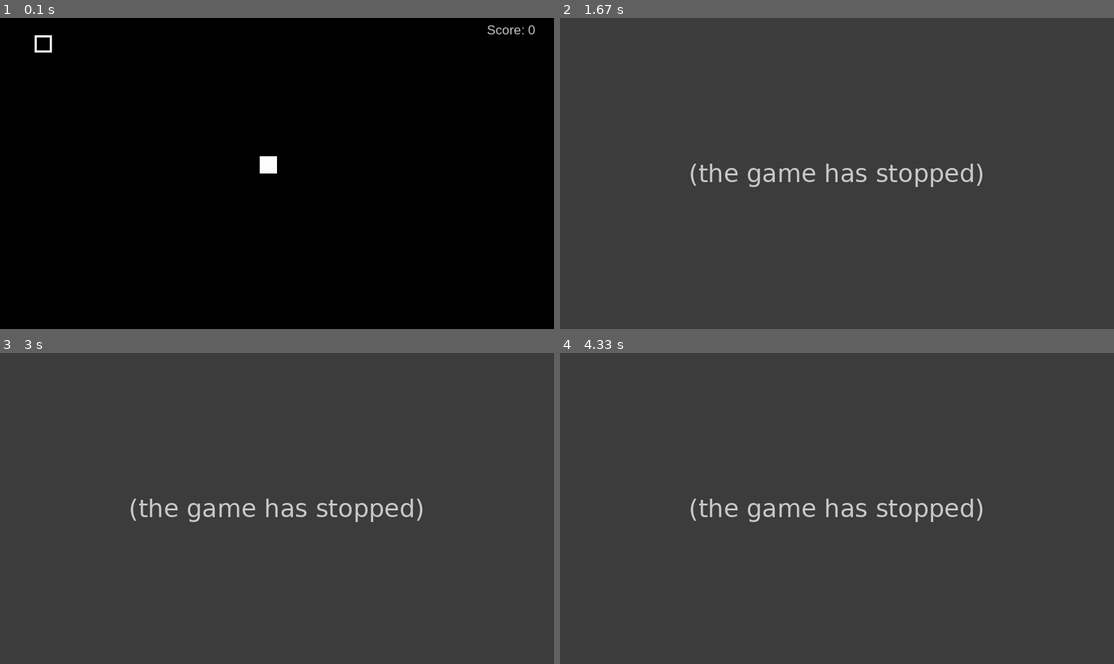
Above: before the commit, frames 1-4 (two rows, left to right).
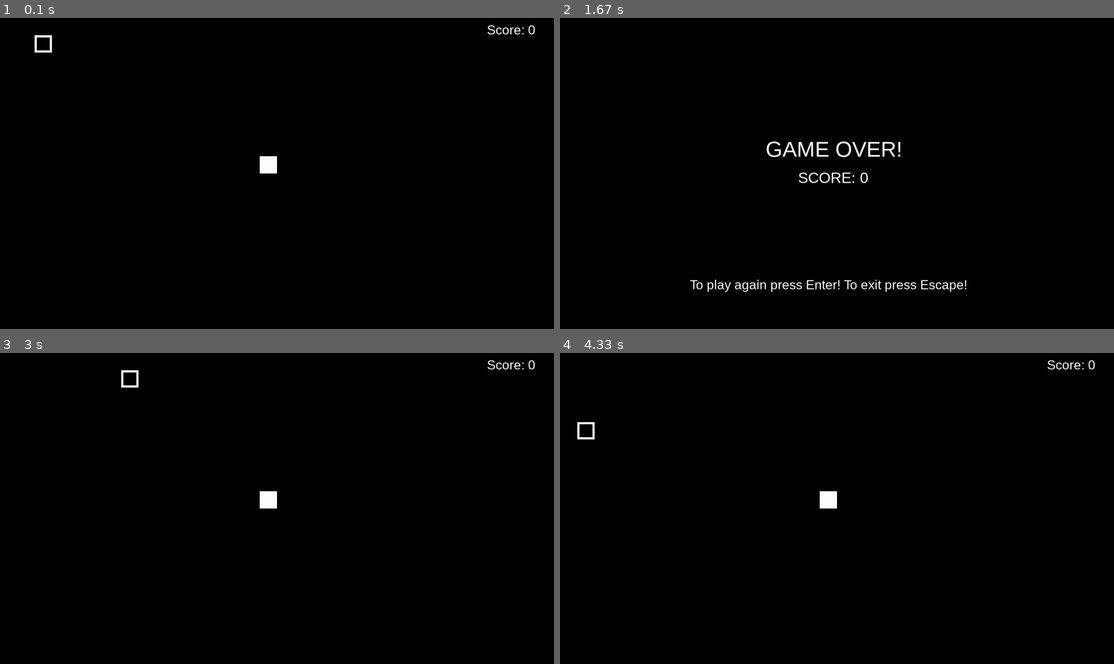
Above: after the commit, the same moments.

Repository: niel-conradie/Snake-Pygame
Game: pygame game, started from snake/run.py
Two runs of this game, one before a commit and one after it. Both use one fixed random seed, a clock stepped at 60 frames per second and the inputs below.
Inputs:
- Up to frame 1 (0.1 s): no input
- Up to frame 2 (1.67 s): tap Enter at 0.33 s; hold Right 0.7-1.17 s; hold Up from 1.2 s (still down)
- Up to frame 3 (3 s): release Up at 1.67 s; tap Enter at 1.7 s; hold Left from 2.78 s (still down)
- Up to frame 4 (4.33 s): release Left at 3.32 s; hold Down 3.35-3.77 s; hold Left 3.8-4.22 s; hold Up from 4.25 s (still down)

The runs differ from the first frame. In frame 1, less than 0.1% of the frame differs, in the area x 88-97%, y 2-6%; in frame 2, 100%; in frame 3, 100%, in the area x 0-100%, y 0-100%; in frame 4, 100%.
Before the commit the program exited at 1.35 s; later frames show no game.

Commit message:
Update game.py
Display game over message with score, and show replay options.

Diff:
--- a/snake/game.py
+++ b/snake/game.py
@@ -31,8 +31,36 @@
     def display_score(self):
         """Display the score."""
         font = pygame.font.SysFont("arial", 30)
-        score = font.render(f"Score: {self.snake.length - 1}", True, (200, 200, 200))
+        score = font.render(f"Score: {self.snake.length - 1}", True, (255, 255, 255))
         self.surface.blit(score, (1125, 10))
+
+    def game_over(self):
+        """Display game over on screen."""
+        rgb = (0, 0, 0)
+        self.surface.fill(rgb)
+        # Display game over on screen.
+        game_over_font = pygame.font.SysFont("arial", 50)
+        game_over = game_over_font.render("GAME OVER!", True, (255, 255, 255))
+        self.surface.blit(game_over, (475, 275))
+        # Display score on screen.
+        score_font = pygame.font.SysFont("arial", 35)
+        score = score_font.render(
+            f"SCORE: {self.snake.length - 1}", True, (255, 255, 255)
+        )
+        self.surface.blit(score, (550, 350))
+        # Display restart on screen.
+        restart_font = pygame.font.SysFont("arial", 30)
+        restart = restart_font.render(
+            "To play again press Enter! To exit press Escape!", True, (255, 255, 255)
+        )
+        self.surface.blit(restart, (300, 600))
+
+        pygame.display.flip()
+
+    def reset(self):
+        """Reset snake and apple to default position."""
+        self.snake = Snake(self.surface)
+        self.apple = Apple(self.surface)
 
     def play(self):
         """Play the game."""
@@ -60,6 +88,7 @@
     def start_game(self):
         """Start the game."""
         running = True
+        pause = False
 
         while running:
             for event in pygame.event.get():
@@ -67,25 +96,31 @@
                     # Quit game.
                     if event.key == K_ESCAPE:
                         running = False
+                    # Pause game.
+                    if event.key == K_RETURN:
+                        pause = False
 
-                    # Move snake around.
-                    if event.key == K_LEFT:
-                        self.snake.move_left()
-                    if event.key == K_RIGHT:
-                        self.snake.move_right()
-                    if event.key == K_UP:
-                        self.snake.move_up()
-                    if event.key == K_DOWN:
-                        self.snake.move_down()
+                    # Change snake direction.
+                    if not pause:
+                        if event.key == K_LEFT:
+                            self.snake.move_left()
+                        if event.key == K_RIGHT:
+                            self.snake.move_right()
+                        if event.key == K_UP:
+                            self.snake.move_up()
+                        if event.key == K_DOWN:
+                            self.snake.move_down()
 
                 elif event.type == QUIT:
                     running = False
 
             try:
-                self.play()
+                if not pause:
+                    self.play()
             except TypeError:
-                print("\nGame Over!")
-                quit()
+                self.game_over()
+                pause = True
+                self.reset()
 
             # Update snake position interval.
             sleep(0.15)
